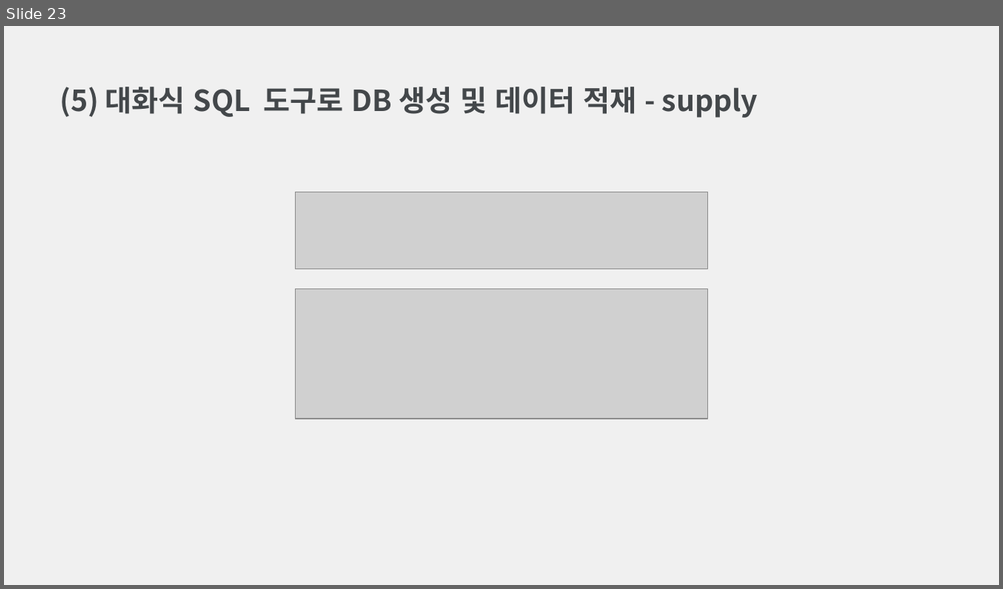
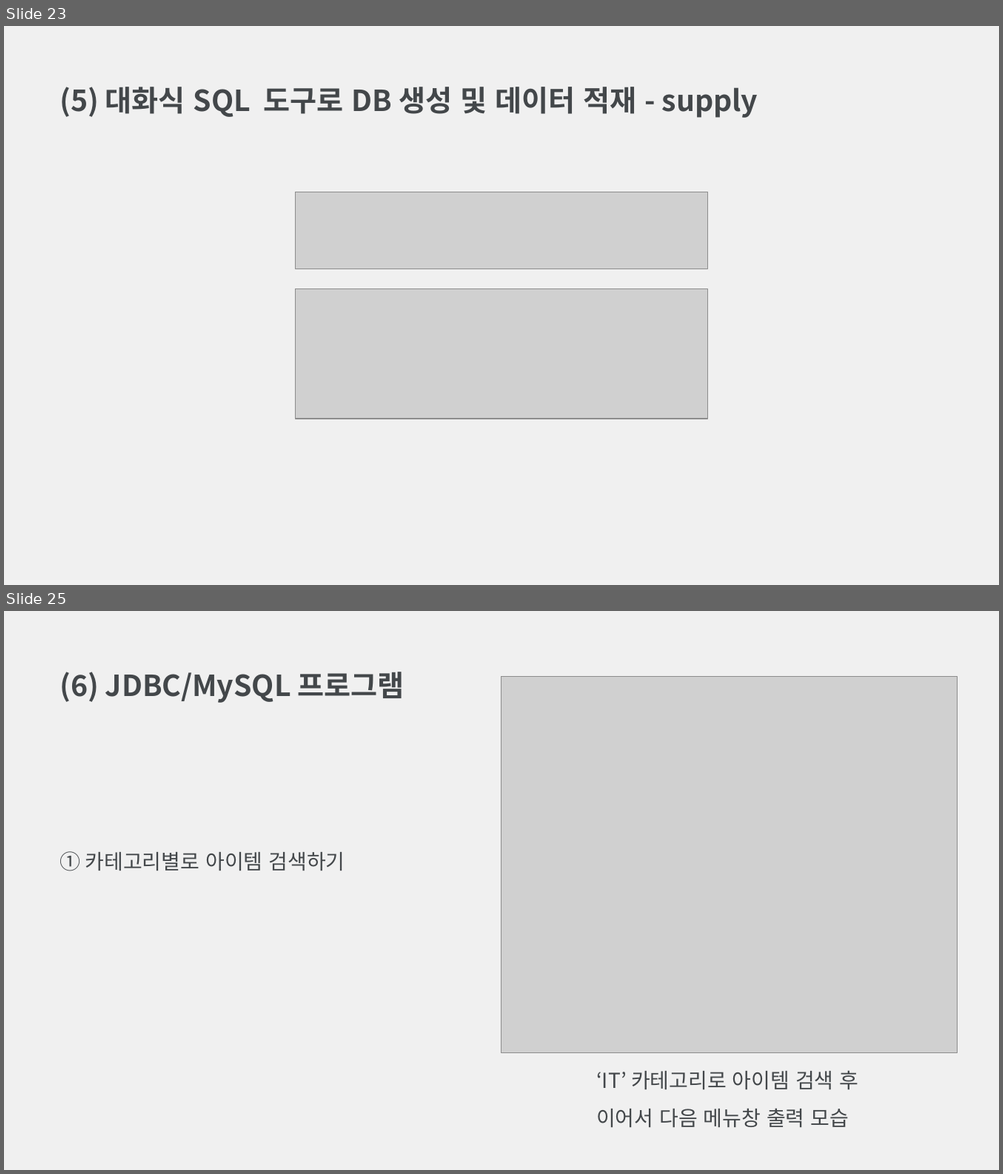
Before and after one commit to Archive-CAU/Database-Design, a slide deck: 데이터베이스설계 과제 4.pptx. Shown one above the other, each under a label of ours: slide 23 before the commit, slides 23 and 25 after it; the slides between them are not shown. The pictures are 1003x589 and 1003x1174 pixels, drawn with LibreOffice and Linux fonts; fonts in the diff are those of the drawing; grey boxes stand for pictures. Boxes give left, top, right and bottom in pixels: in the first picture for what was removed or moved away, otherwise in the second. Text is boxed around its words. In the diff, an @@ line names an element or a change of style, - is before the commit and + after.

```diff
--- a/데이터베이스설계 과제 4.pptx
+++ b/데이터베이스설계 과제 4.pptx
@@ slide 25 added at <box>4,611,999,1170</box>, background #F0F0F0 @@
@@ text added at <box>60,672,404,703</box>, 28 pt, text #43474A, bold @@
+(6) JDBC/MySQL 프로그램
@@ picture added at <box>502,676,957,1054</box> @@
@@ text added at <box>60,851,344,871</box>, 20 pt, text #43474A @@
+① 카테고리별로 아이템 검색하기
@@ text added at <box>596,1071,859,1128</box>, 20 pt, text #43474A @@
+‘IT’ 카테고리로 아이템 검색 후
+이어서 다음 메뉴창 출력 모습
```
Also in this commit, not shown: 3 slides changed, 7 other slides added, 2 other files.
